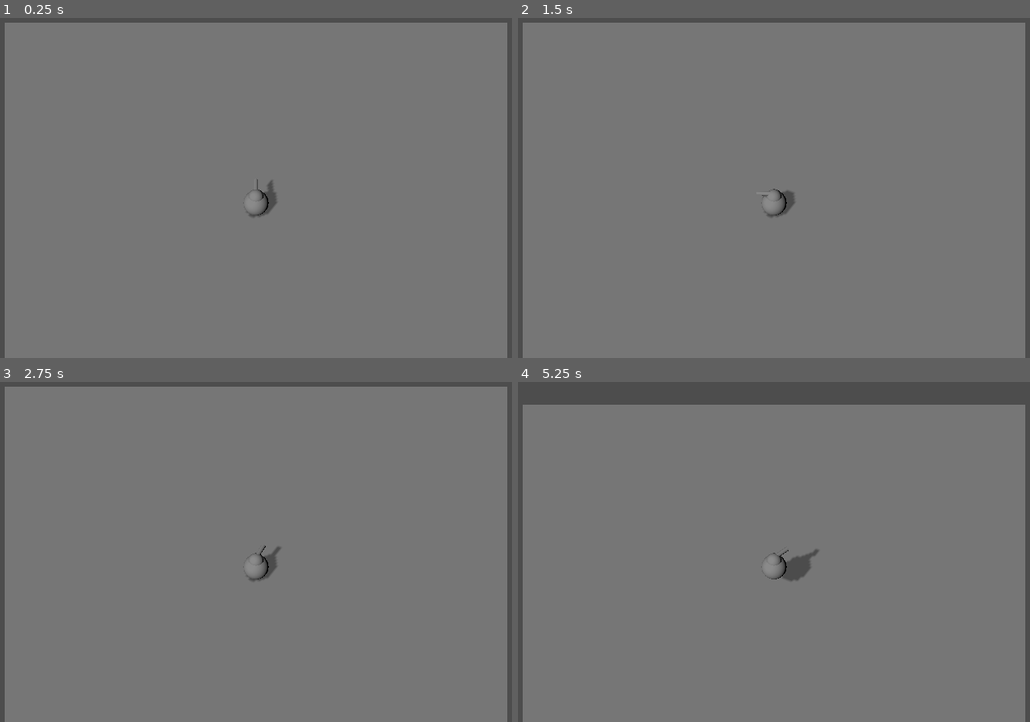
Above: before the commit, frames 1-4 (two rows, left to right).
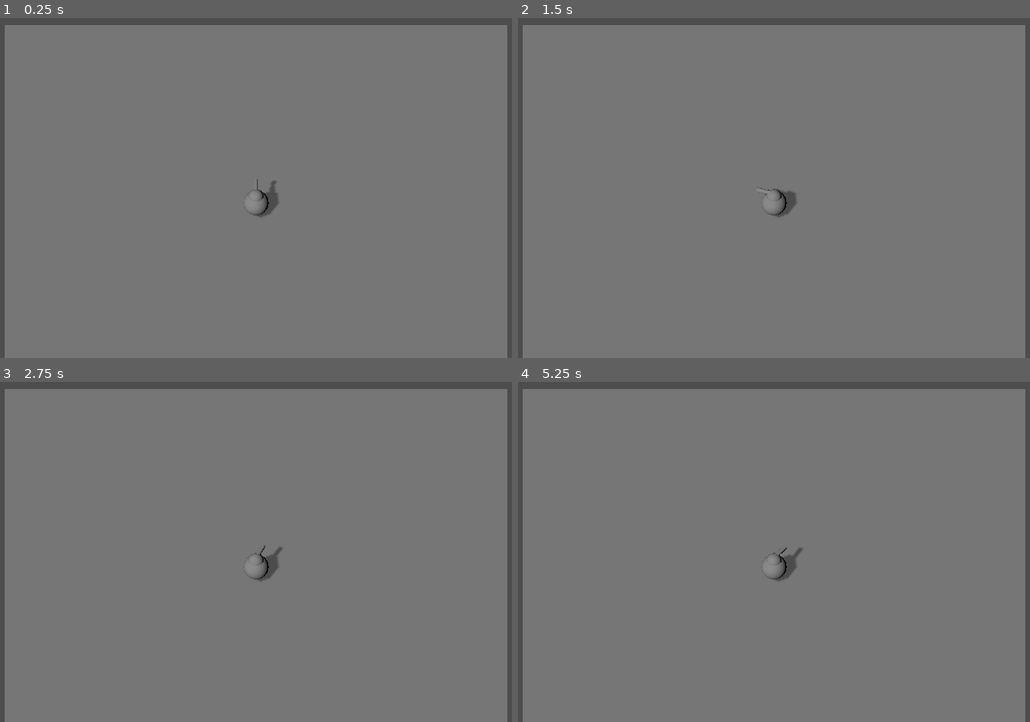
Above: after the commit, the same moments.

Repository: runeteamop/Teamop-Godot-Game
Game: Godot game, scene res://test scenes/runes test.tscn
Same seed, same stepped clock (60 frames per second), same inputs: the game is played once before the commit and once after it. The project has no main scene, so this scene is started directly.
Inputs (mouse positions are in pixels of both pictures, inside the frame that each line leads up to):
- Up to frame 1 (0.25 s): no input
- Up to frame 2 (1.5 s): tap Enter (ui_accept) at 0.5, 0.6, 0.77, 1.07, 1.35 s; move the mouse to (912, 164) at 0.52 s; hold Right (ui_right) 0.53-1.28 s; move the mouse to (651, 198) at 1.27 s; hold Down (ui_down) from 1.28 s (still down)
- Up to frame 3 (2.75 s): tap Enter (ui_accept) at 1.52, 1.82, 2.1 s; move the mouse to (317, 470) at 2.02 s; release Down (ui_down) at 2.03 s; hold Right (ui_right) from 2.03 s (still down)
- Up to frame 4 (5.25 s): tap Enter (ui_accept) at 2.75, 2.85, 3.02, 3.32, 3.6, 3.77, 4.07, 4.35, 4.52, 4.82, 5.1 s; move the mouse to (743, 616) at 2.77 s; release Right (ui_right) at 2.78 s; hold Up (ui_up) 2.78-3.53 s; move the mouse to (963, 599) at 3.52 s; hold Left (ui_left) 3.53-5.03 s; move the mouse to (584, 494) at 4.27 s; move the mouse to (804, 545) at 5.02 s; hold Down (ui_down) from 5.03 s (still down)

The runs differ from the first frame. In frame 1, 0.7% of the frame differs, in the area x 0-100%, y 1-59%; in frame 2, 0.7%; in frame 3, 0.7%; in frame 4, 4.8%, in the area x 0-100%, y 2-59%.

Commit message:
added smoth movement to the turret

Diff:
--- /dev/null
+++ b/team-op-game/character_body_3d.gd
@@ -0,0 +1,29 @@
+extends CharacterBody3D
+
+
+const SPEED = 5.0
+const JUMP_VELOCITY = 4.5
+
+
+func _physics_process(delta: float) -> void:
+	# Add the gravity.
+	if not is_on_floor():
+		velocity += get_gravity() * delta
+
+	# Handle jump.
+	if Input.is_action_just_pressed("ui_accept") and is_on_floor():
+		velocity.y = JUMP_VELOCITY
+
+	# Get the input direction and handle the movement/deceleration.
+	# As good practice, you should replace UI actions with custom gameplay actions.
+	var input_dir := Input.get_vector("ui_left", "ui_right", "ui_up", "ui_down")
+	var direction := (transform.basis * Vector3(input_dir.x, 0, input_dir.y)).normalized()
+	if direction:
+		velocity.x = direction.x * SPEED
+		velocity.z = direction.z * SPEED
+	else:
+		velocity.x = move_toward(velocity.x, 0, SPEED)
+
+		velocity.z = move_toward(velocity.z, 0, SPEED)
+
+	move_and_slide()
--- a/team-op-game/scenes/player.gd
+++ b/team-op-game/scenes/player.gd
@@ -2,18 +2,12 @@
 
 const SPEED = 5.0
 const JUMP_VELOCITY = 4.5
+const rotation_speed = 10
+
+@onready var turret = $Turret
+@onready var camera = $Camera
 
 func _physics_process(delta: float) -> void:
-	# Add the gravity.
-	if not is_on_floor():
-		velocity += get_gravity() * delta
-
-	# Handle jump.sa
-	if Input.is_action_just_pressed("ui_accept") and is_on_floor():
-		velocity.y = JUMP_VELOCITY
-
-	# Get the input direction and handle the movement/deceleration.
-	# As good practice, you should replace UI actions with custom 6gameplay actions.
 	var input_dir := Input.get_vector("Left", "Right", "Up", "Down")
 	var direction := (transform.basis * Vector3(input_dir.x, 0, input_dir.y)).normalized()
 	if direction:
@@ -25,15 +19,17 @@
 
 	move_and_slide()
 
-func _process(_delta) -> void:
-	look_at_cursor()
+	turret.global_transform.basis = _turn_turret(turret.global_transform, delta)
 
-func look_at_cursor():
-	var target_plane_mouse = Plane(Vector3(0, 1, 0), position.y)
-	var ray_lenght = 1000
+func _turn_turret(turret_transform: Transform3D, delta):
+	var target_plane = Plane(Vector3(0, 1, 0), position.y)
+	var ray_lenght = 100
 	var mouse_pos = get_viewport().get_mouse_position()
-	var from = $Camera.project_ray_origin(mouse_pos)
-	var to = from + $Camera.project_ray_normal(mouse_pos) * ray_lenght
-	var mouse_pos_on_plane = target_plane_mouse.intersects_ray(from, to)
+	var from = camera.project_ray_origin(mouse_pos)
+	var to = from + camera.project_ray_normal(mouse_pos) * ray_lenght
+	var mouse_pos_on_plane = target_plane.intersects_ray(from, to)
 
-	$Turret.look_at(mouse_pos_on_plane, Vector3.UP, 0)
+	var current_trans = turret_transform
+	var target_trans = current_trans.looking_at(mouse_pos_on_plane, Vector3.UP)
+	var new_basis = current_trans.basis.slerp(target_trans.basis, rotation_speed * delta)
+	return(new_basis)
--- a/team-op-game/scenes/player.tscn
+++ b/team-op-game/scenes/player.tscn
@@ -29,9 +29,10 @@
 far = 100.0
 
 [node name="Turret" type="Marker3D" parent="." unique_id=1614362004]
+transform = Transform3D(1, 0, -1.7682974e-07, 0, 1, 0, 1.7682974e-07, 0, 1, 0, 0, 0)
 
 [node name="MeshInstance3D" type="MeshInstance3D" parent="Turret" unique_id=1851996098]
-transform = Transform3D(-0.59999996, 0, 5.245366e-08, 0, 0.59999996, 0, -5.245366e-08, 0, -0.59999996, 0, 0.37374765, 0)
+transform = Transform3D(-0.59999996, 0, -5.2453665e-08, 0, 0.59999996, 0, 5.2453665e-08, 0, -0.59999996, 0, 0.37374765, 0)
 cast_shadow = 2
 mesh = SubResource("SphereMesh_qhqgy")
 
Not shown, added: team-op-game/character_body_3d.gd.uid
Not shown: 1 places in team-op-game/scenes/player.tscn that only renumber resources
